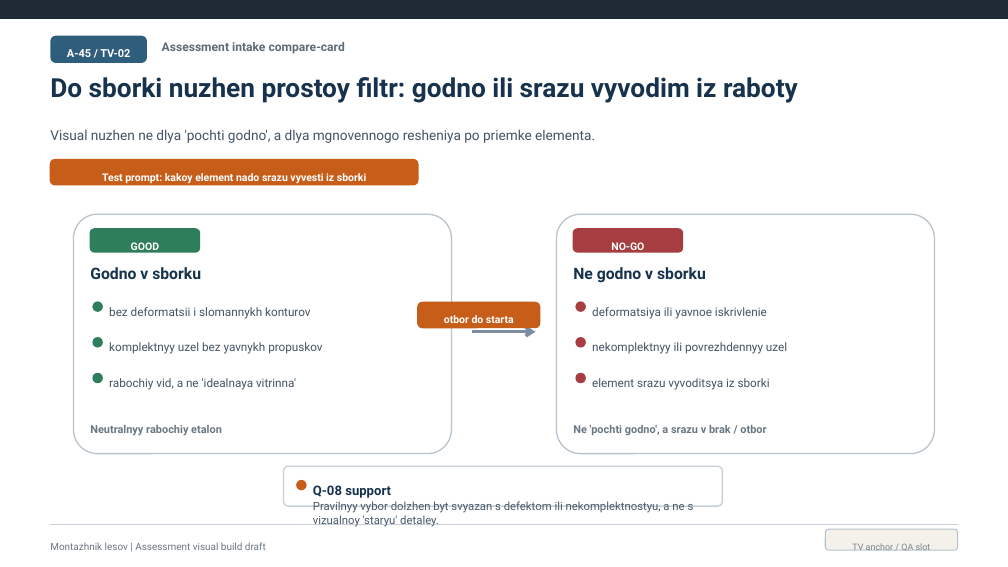
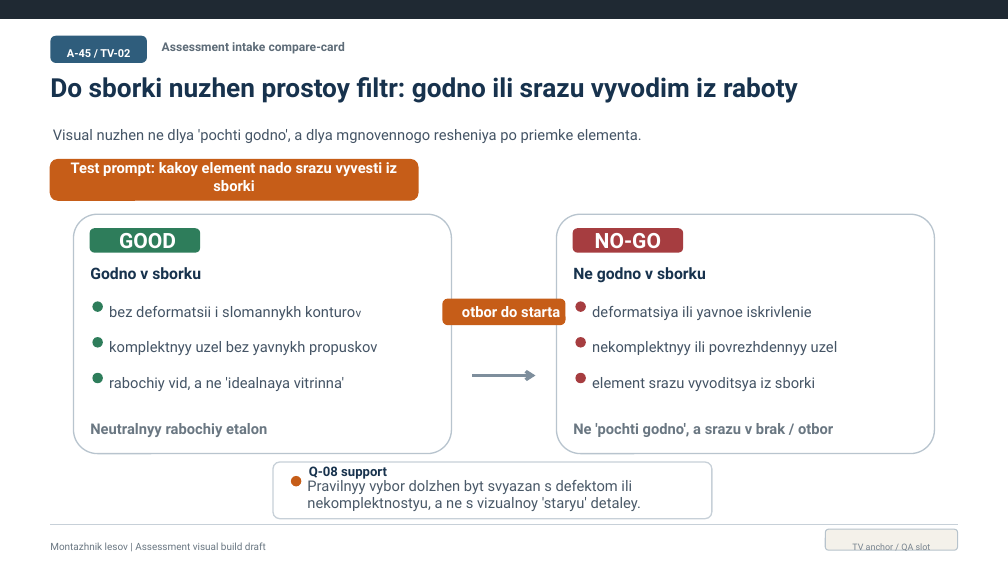
Before and after one commit to Armankanat2/Pipeline, a slide deck: slide 2 of 05_Release/Montazhnik_lesov/01_PPTX/02_No_Test/ML_08_assessment_visual_build_v0.1.pptx. Drawn at 1008x567 pixels with LibreOffice and Linux fonts; fonts in the diff are those of the drawing. Boxes give left, top, right and bottom in pixels: in the first picture for what was removed or moved away, otherwise in the second. Text is boxed around its words. In the diff, an @@ line names an element or a change of style, - is before the commit and + after.

Commit message:
Update assessment visuals and track reference replacements

```diff
--- a/05_Release/Montazhnik_lesov/01_PPTX/02_No_Test/ML_08_assessment_visual_build_v0.1.pptx
+++ b/05_Release/Montazhnik_lesov/01_PPTX/02_No_Test/ML_08_assessment_visual_build_v0.1.pptx
@@ text "Visual nuzhen ne dlya 'pochti ..." at (x1=53, y1=129, x2=642, y2=143): size 13 to 14 pt @@
@@ text "Test prompt: kakoy element nado ..." at (x1=71, y1=162, x2=397, y2=191): size 10 to 14 pt @@
@@ rounded rectangle resized from (x1=51, y1=160, x2=418, y2=185) to (x1=51, y1=160, x2=418, y2=200) @@
@@ text "GOOD" at (x1=119, y1=233, x2=176, y2=255): size 10 to 20 pt @@
@@ text "GOOD" moved from (x1=131, y1=242, x2=159, y2=253) to (x1=119, y1=233, x2=176, y2=255) @@
@@ text "NO-GO" at (x1=595, y1=233, x2=661, y2=255): size 10 to 20 pt @@
@@ size 11.2 to 14 pt in 6 elements at (x1=109, y1=341, x2=377, y2=355), (x1=109, y1=377, x2=344, y2=391), (x1=592, y1=306, x2=812, y2=320), (x1=592, y1=341, x2=838, y2=355), (x1=592, y1=377, x2=815, y2=391), (x1=109, y1=306, x2=301, y2=320) @@
@@ rounded rectangle moved from (x1=418, y1=302, x2=540, y2=327) to (x1=443, y1=299, x2=565, y2=324) @@
@@ text "otbor do starta" at (x1=462, y1=306, x2=560, y2=317): size 10 to 14 pt @@
@@ text "otbor do starta" moved from (x1=444, y1=315, x2=514, y2=323) to (x1=462, y1=306, x2=560, y2=317) @@
@@ arrow moved from (473, 332) - (535, 332) to (473, 376) - (535, 376) @@
@@ text "Neutralnyy rabochiy etalon" at (x1=90, y1=423, x2=267, y2=437): size 10.4 to 14 pt @@
@@ text "Ne 'pochti godno', a srazu ..." at (x1=573, y1=423, x2=833, y2=437): size 10.4 to 14 pt @@
@@ rounded rectangle resized from (x1=284, y1=467, x2=723, y2=507) to (x1=273, y1=462, x2=712, y2=519) @@
@@ ellipse moved from (x1=296, y1=480, x2=307, y2=491) to (x1=291, y1=476, x2=302, y2=487) @@
@@ text "Pravilnyy vybor dolzhen byt svyazan ..." moved from (x1=313, y1=501, x2=694, y2=527) to (x1=307, y1=477, x2=641, y2=511) @@
@@ text "Pravilnyy vybor dolzhen byt svyazan ..." at (x1=307, y1=477, x2=641, y2=511): size 10.8 to 14 pt @@
@@ text "Q-08 support" moved from (x1=313, y1=485, x2=391, y2=498) to (x1=309, y1=466, x2=387, y2=479) @@
```
Also in this commit, not shown: 1 other slide changed, 7 other files.
